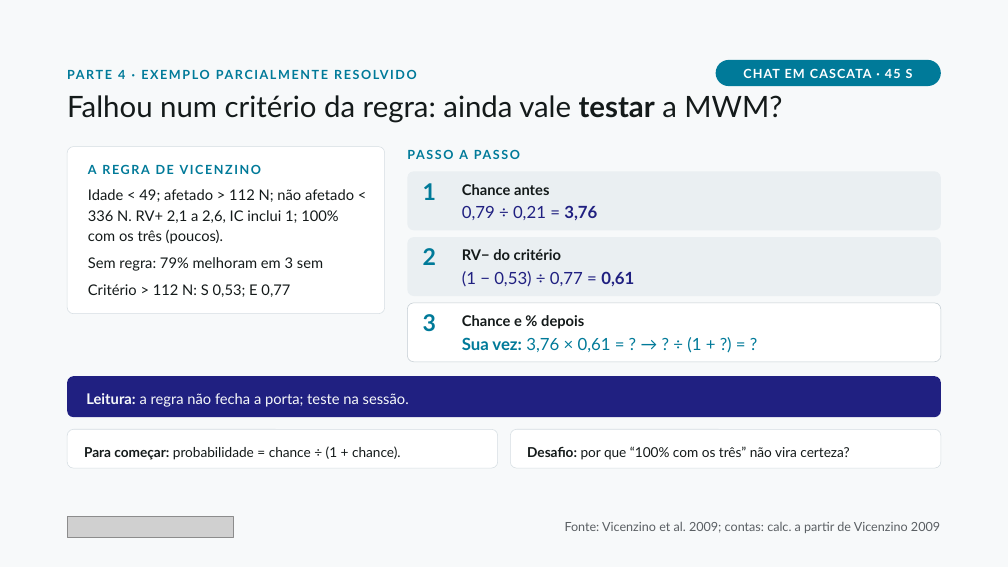
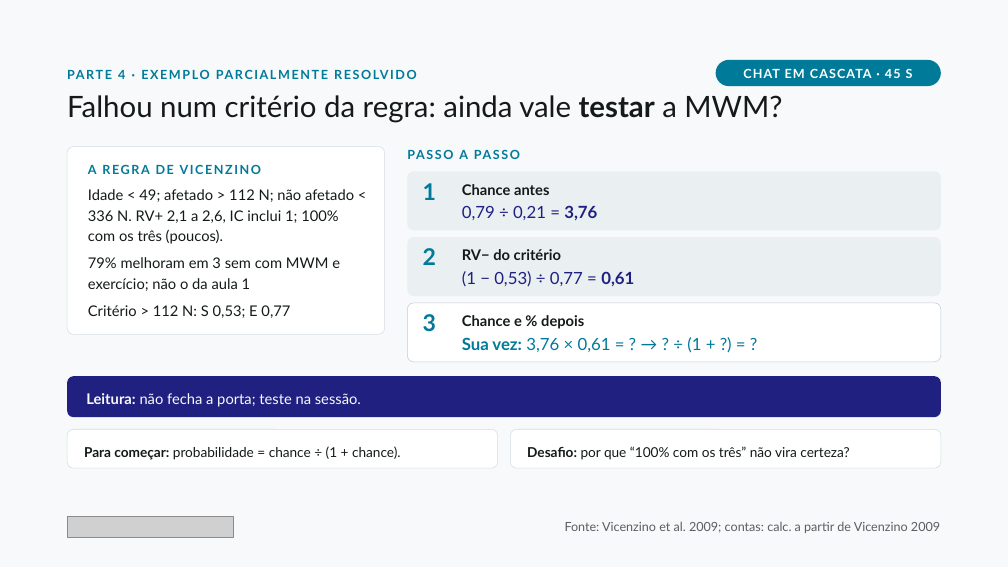
Before and after one commit to dossantosdanieel/illic, a slide deck: slide 27 of aulas/2026-11-cotovelo-lateral-2-reabilitacao/04_aula/cotovelo-lateral-2-reabilitacao.pptx. Drawn at 1008x567 pixels with LibreOffice and Linux fonts; fonts in the diff are those of the drawing; grey boxes stand for pictures. Boxes give left, top, right and bottom in pixels: in the first picture for what was removed or moved away, otherwise in the second. Text is boxed around its words. In the diff, an @@ line names an element or a change of style, - is before the commit and + after.

```diff
--- a/aulas/2026-11-cotovelo-lateral-2-reabilitacao/04_aula/cotovelo-lateral-2-reabilitacao.pptx
+++ b/aulas/2026-11-cotovelo-lateral-2-reabilitacao/04_aula/cotovelo-lateral-2-reabilitacao.pptx
@@ rounded rectangle "A REGRA DE VICENZINO": place and size @@
-rounded rectangle "A REGRA DE VICENZINO" at [67, 147, 385, 314]
+rounded rectangle "A REGRA DE VICENZINO" at [67, 147, 385, 334]
@@ rounded rectangle "A REGRA DE VICENZINO" at [67, 147, 385, 334]: proportions changed @@
@@ text in rounded rectangle at [88, 257, 340, 291]: text changed @@
-Sem regra: 79% melhoram em 3 sem
+79% melhoram em 3 sem com MWM e exercício; não o da aula 1
@@ text in rounded rectangle at [86, 393, 361, 407]: text changed @@
-Leitura: a regra não fecha a porta; teste na sessão.
+Leitura: não fecha a porta; teste na sessão.
```
Also in this commit, not shown: 8 other slides changed, 21 other files.
